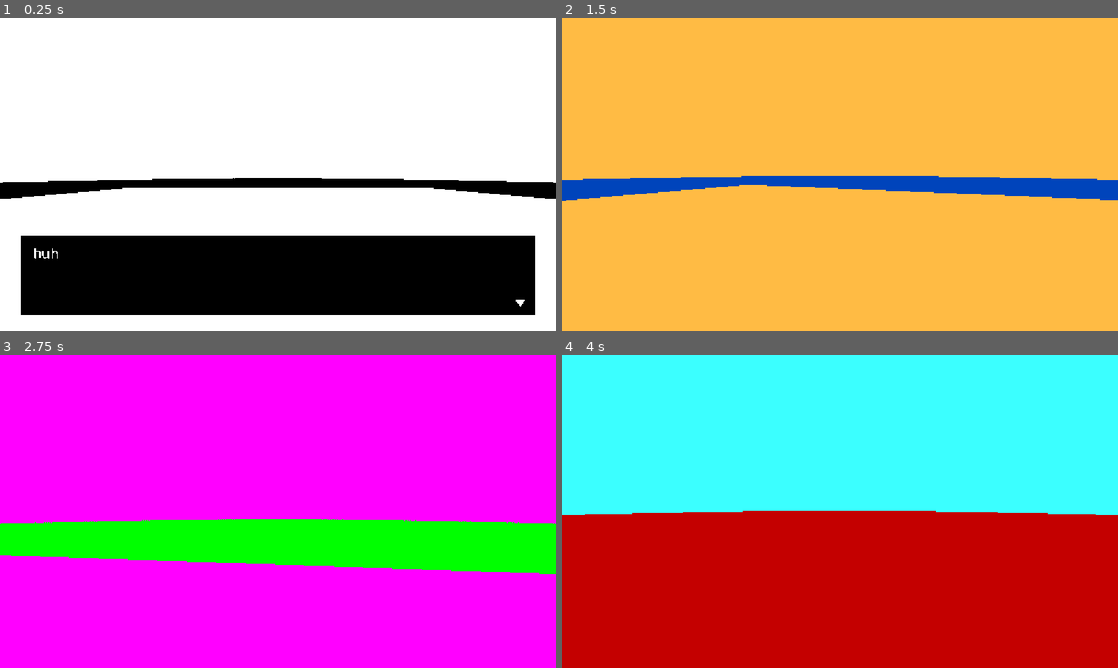
Above: before the commit, frames 1-4 (two rows, left to right).
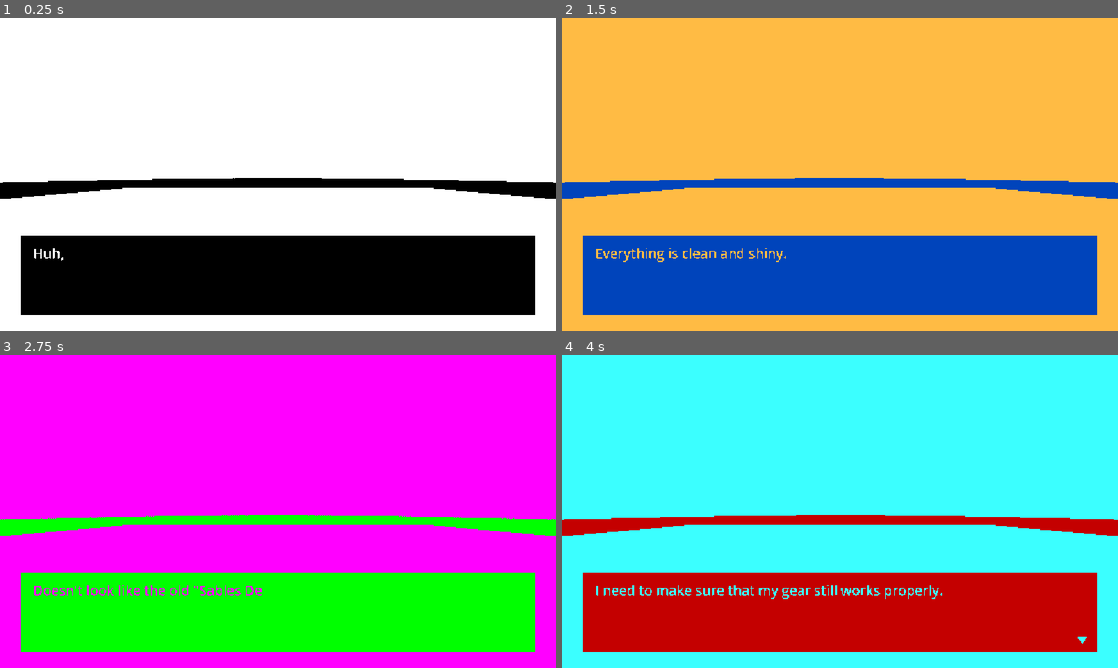
Above: after the commit, the same moments.

Repository: gorkareplay/lens
Game: Godot game, scene res://Scenes/main.tscn
The game is run twice, just before and just after one commit, with the same random seed, the same clock (stepped at 60 frames per second) and the same inputs. The engine's default icon, where the game draws it, is replaced by a stand-in: a white triangle on a blue panel in a dark square.
Inputs (mouse positions are in pixels of both pictures, inside the frame that each line leads up to):
- Up to frame 1 (0.25 s): no input
- Up to frame 2 (1.5 s): tap Enter (ui_accept) at 0.5, 0.77 s; move the mouse to (867, 174) at 0.52 s; hold Up (ui_up) from 0.53 s (still down); tap 4 (blue_lens) at 0.6 s; click (867, 174) at 0.67 s; move the mouse to (812, 174) at 1.27 s; tap 3 (green_lens) at 1.35 s
- Up to frame 3 (2.75 s): keep holding Up (ui_up); tap Enter (ui_accept) at 1.52 s; move the mouse to (289, 505) at 2.02 s; tap E (interact) at 2.1 s
- Up to frame 4 (4 s): keep holding Up (ui_up); move the mouse to (834, 517) at 2.77 s; tap 1 (no_lens) at 2.85 s; click (834, 517) at 2.92 s; tap Enter (ui_accept) at 3.02, 3.77 s; move the mouse to (878, 514) at 3.52 s; tap 2 (red_lens) at 3.6 s

The runs differ from the first frame. In frame 1, less than 0.1% of the frame differs, in the area x 6-95%, y 73-93%; in frame 2, 25%; in frame 3, 36%, in the area x 0-100%, y 51-95%; in frame 4, 24%.

Commit message:
made the dialouge system work properly

Diff:
--- a/Scripts/dialogue.gd
+++ b/Scripts/dialogue.gd
@@ -33,8 +33,7 @@
 func _ready() -> void:
 	layer = 100
 	_build_ui()
-	_voice = VoiceSynth.new()
-	add_child(_voice)
+	_voice = VoiceSynth
 	_root.hide()
 
 class Arrow extends Control:
--- a/Scripts/main.gd
+++ b/Scripts/main.gd
@@ -1,14 +1,35 @@
 extends Node3D
+
+@export var dialouge_status: int = 0
+
+# voice values here
+var sherif_voice: Array = [92.0, 0.55, 0.10, 0.55, -9.0]
+
+var lines: Array = [
+	# Sherif startup line. lines[0]
+	[
+		"Huh, new renovation...",
+		"Everything is clean and shiny.",
+		"Doesn't look like the old \"Sables De Mars\" that burned down to the ground.",
+		"I need to make sure that my gear still works properly."
+	]
+]
 
 # Called when the node enters the scene tree for the first time.
 func _ready() -> void:
-	Dialogue.say(["huh", "huinya"])
+	_dialouge_talk(sherif_voice, "Sherif", lines[0], 1)
 
 # Called every frame. 'delta' is the elapsed time since the previous frame.
 func _process(_delta: float) -> void:
-	pass
+	if dialouge_status == 1:
+		_dialouge_talk(sherif_voice, "#%$^!", ["Press 0, 1, 2 and 3 to change lenses."], 2)
 
 func _input(_event: InputEvent) -> void:
 	if Input.is_action_just_pressed("ui_cancel"):
 		get_tree().paused = true
 		Input.mouse_mode = Input.MOUSE_MODE_VISIBLE
+
+func _dialouge_talk(voice: Array, _name: String, line: Array, new_dialouge_status: int):
+	VoiceSynth.set_voice.callv(voice)
+	await Dialogue.say(line)
+	dialouge_status = new_dialouge_status
--- a/Scripts/ui.gd
+++ b/Scripts/ui.gd
@@ -8,7 +8,7 @@
 
 
 # Called every frame. 'delta' is the elapsed time since the previous frame.
-func _process(delta: float) -> void:
+func _process(_delta: float) -> void:
 	if get_tree().paused:
 		button.disabled = false
 		button.visible = true
--- a/Scripts/voice_synth.gd
+++ b/Scripts/voice_synth.gd
@@ -1,4 +1,3 @@
-class_name VoiceSynth
 extends Node
 
 const RATE := 22050
@@ -40,7 +39,7 @@
 			list.append(_synth_vowel(VOWELS[v], rng))
 		_vowel_streams[v] = list
 
-func _set_voice(pitch: float, gravel: float, breath: float, warmth: float, volume: float):
+func set_voice(pitch: float, gravel: float, breath: float, warmth: float, volume: float):
 	BASE_PITCH_HZ = pitch
 	GRAVEL = gravel
 	BREATH = breath
--- a/project.godot
+++ b/project.godot
@@ -18,6 +18,7 @@
 [autoload]
 
 Dialogue="*uid://dy3nmgkw3dcjn"
+VoiceSynth="*uid://4k7soo10fhf4"
 
 [display]
 
